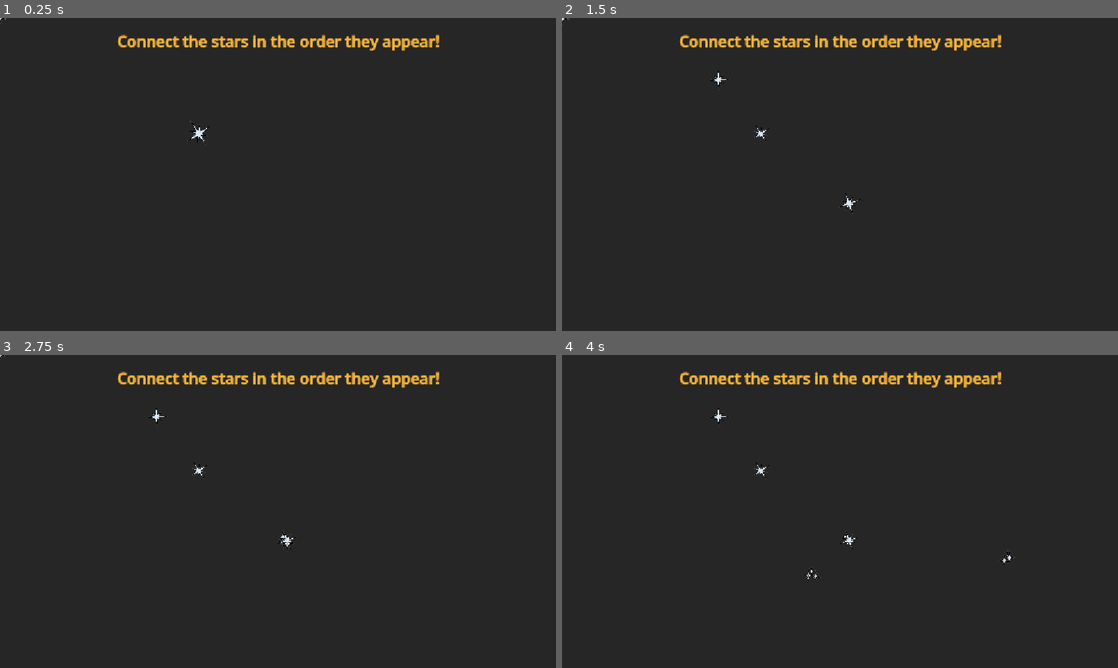
Above: before the commit, frames 1-4 (two rows, left to right).
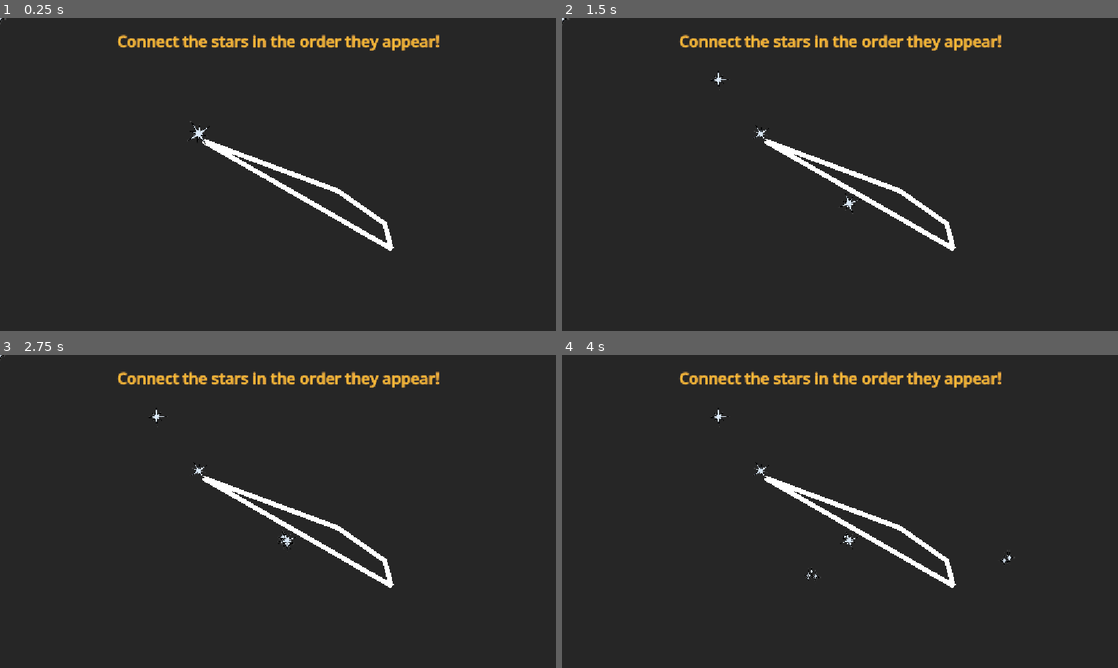
Above: after the commit, the same moments.

Repository: Logabe/fiiiiih
Game: Godot game, scene res://constellation/constellation.tscn
The game is run twice, just before and just after one commit, with the same random seed, the same clock (stepped at 60 frames per second) and the same inputs. This scene is started directly instead of the project's main scene.
Inputs (mouse positions are in pixels of both pictures, inside the frame that each line leads up to):
- Up to frame 1 (0.25 s): no input
- Up to frame 2 (1.5 s): tap Enter at 0.5 s; move the mouse to (762, 133) at 0.52 s; press the mouse at (762, 133) at 0.53 s; hold Right 0.53-1.28 s; move the mouse to (717, 80) at 1.27 s; release the mouse at (717, 80) at 1.28 s; hold Down from 1.28 s (still down); click (717, 80) at 1.35 s
- Up to frame 3 (2.75 s): tap Space at 2 s; move the mouse to (289, 539) at 2.02 s; release Down at 2.03 s; press the mouse at (289, 539) at 2.03 s; hold Right from 2.03 s (still down); tap Alt at 2.1 s
- Up to frame 4 (4 s): move the mouse to (812, 574) at 2.77 s; release Right at 2.78 s; release the mouse at (812, 574) at 2.78 s; hold Up 2.78-3.53 s; tap Shift at 2.85 s; click (812, 574) at 3.05 s; tap Enter at 3.5 s; move the mouse to (1006, 558) at 3.52 s; press the mouse at (1006, 558) at 3.53 s; hold Left from 3.53 s (still down)

The runs differ from the first frame. In frame 1, 1.2% of the frame differs, in the area x 36-71%, y 38-75%; in frame 2, 1.2%; in frame 3, 1.2%; in frame 4, 1.2%.

Commit message:
all da constellations

Diff:
--- a/constellation/constellation.tscn
+++ b/constellation/constellation.tscn
@@ -3,7 +3,7 @@
 [ext_resource type="Script" uid="uid://bh4ywp3rtoent" path="res://constellation/constellation.gd" id="1_4v48o"]
 [ext_resource type="Script" uid="uid://dgxd1fbsca2l5" path="res://constellation/pattern.gd" id="2_kksla"]
 [ext_resource type="Resource" uid="uid://bq304slphbfv0" path="res://constellation/patterns/delphinus.tres" id="3_7v1li"]
-[ext_resource type="Resource" uid="uid://vj63k1ylkom4" path="res://constellation/patterns/capricorn.tres" id="4_i288s"]
+[ext_resource type="Resource" uid="uid://vj63k1ylkom4" path="res://constellation/patterns/aquarius.tres" id="4_i288s"]
 [ext_resource type="Texture2D" uid="uid://d2k3yhchd02dd" path="res://constellation/star_3.png" id="4_mf4yv"]
 
 [sub_resource type="LabelSettings" id="LabelSettings_4v48o"]
@@ -47,8 +47,7 @@
 width = 2.0
 
 [node name="Line2D" type="Line2D" parent="." unique_id=1628883100]
-visible = false
-points = PackedVector2Array(458, 340, 473, 437, 454, 474, 358, 370, 398, 563)
+points = PackedVector2Array(420, 254, 700, 358, 797, 426, 811, 478)
 closed = true
 
 [node name="Backdrop" type="ColorRect" parent="." unique_id=901419387]
--- /dev/null
+++ b/constellation/patterns/aquarius.tres
@@ -0,0 +1,9 @@
+[gd_resource type="Resource" script_class="Pattern" format=3 uid="uid://vj63k1ylkom4"]
+
+[ext_resource type="Script" uid="uid://dgxd1fbsca2l5" path="res://constellation/pattern.gd" id="1_g8nco"]
+
+[resource]
+script = ExtResource("1_g8nco")
+points = PackedVector2Array(957, 380, 784, 309, 648, 222, 567, 193, 552, 216, 582, 238, 648, 222, 602, 341, 458, 340, 370, 318, 346, 547, 784, 309)
+second_line = PackedVector2Array(458, 340, 473, 437, 454, 474, 358, 370, 398, 563)
+metadata/_custom_type_script = "uid://dgxd1fbsca2l5"
--- /dev/null
+++ b/constellation/patterns/aquila.tres
@@ -0,0 +1,9 @@
+[gd_resource type="Resource" script_class="Pattern" format=3 uid="uid://dphxic37uakda"]
+
+[ext_resource type="Script" uid="uid://dgxd1fbsca2l5" path="res://constellation/pattern.gd" id="1_tee4x"]
+
+[resource]
+script = ExtResource("1_tee4x")
+points = PackedVector2Array(707, 557, 725, 196, 617, 396, 399, 468, 562, 483, 707, 557)
+second_line = PackedVector2Array(708, 556, 622, 397, 534, 251, 506, 286, 482, 335)
+metadata/_custom_type_script = "uid://dgxd1fbsca2l5"
--- /dev/null
+++ b/constellation/patterns/aries.tres
@@ -0,0 +1,8 @@
+[gd_resource type="Resource" script_class="Pattern" format=3 uid="uid://df7t2urhwfup7"]
+
+[ext_resource type="Script" uid="uid://dgxd1fbsca2l5" path="res://constellation/pattern.gd" id="1_o44su"]
+
+[resource]
+script = ExtResource("1_o44su")
+points = PackedVector2Array(420, 254, 700, 358, 797, 426, 811, 478)
+metadata/_custom_type_script = "uid://dgxd1fbsca2l5"
--- a/constellation/patterns/capricorn.tres
+++ b/constellation/patterns/capricorn.tres
@@ -1,9 +1,8 @@
-[gd_resource type="Resource" script_class="Pattern" format=3 uid="uid://vj63k1ylkom4"]
+[gd_resource type="Resource" script_class="Pattern" format=3 uid="uid://bv85ga5uux0gh"]
 
 [ext_resource type="Script" uid="uid://dgxd1fbsca2l5" path="res://constellation/pattern.gd" id="1_g8nco"]
 
 [resource]
 script = ExtResource("1_g8nco")
-points = PackedVector2Array(957, 380, 784, 309, 648, 222, 567, 193, 552, 216, 582, 238, 648, 222, 602, 341, 458, 340, 370, 318, 346, 547, 784, 309)
-second_line = PackedVector2Array(458, 340, 473, 437, 454, 474, 358, 370, 398, 563)
+points = PackedVector2Array(609, 535, 638, 496, 730, 344, 785, 257, 810, 206, 534, 314, 342, 303, 302, 294, 424, 432, 527, 487, 609, 535)
 metadata/_custom_type_script = "uid://dgxd1fbsca2l5"
